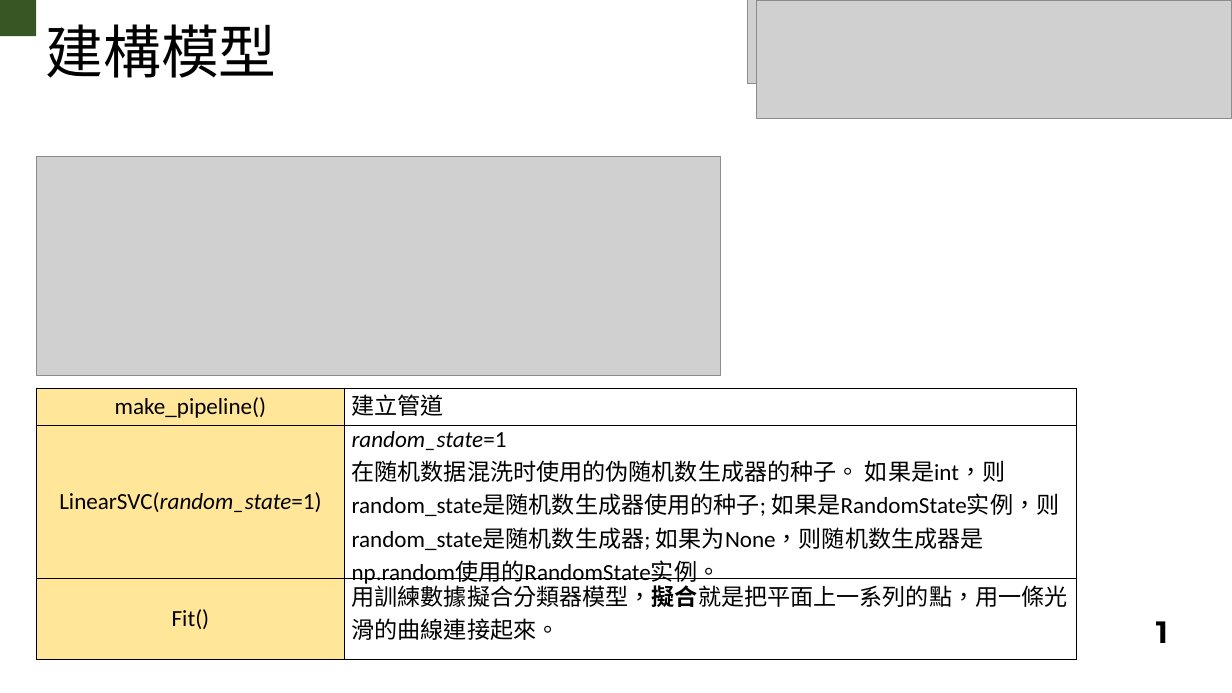
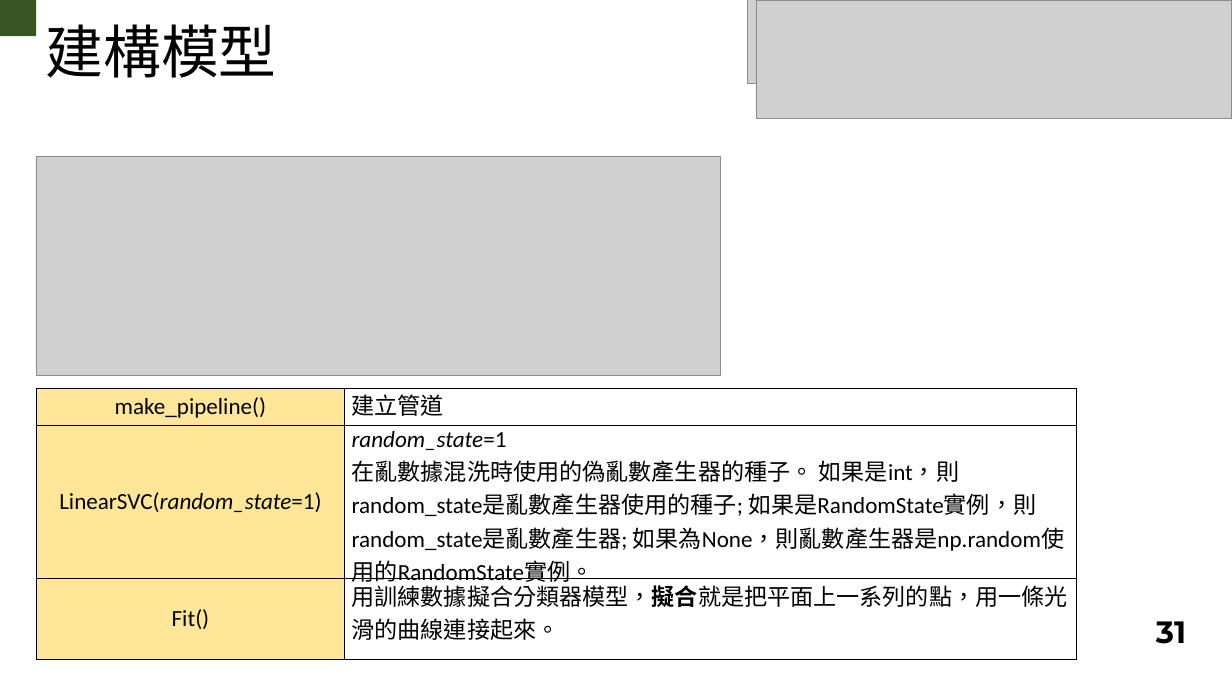
Before and after one commit to cgit6/AML_SVM, a slide deck: slide 37 of AML detection.pptx (slide 33 before the commit). Drawn at 1232x693 pixels with LibreOffice and Linux fonts; fonts in the diff are those of the drawing; grey boxes stand for pictures. Boxes give left, top, right and bottom in pixels: in the first picture for what was removed or moved away, otherwise in the second. Text is boxed around its words. In the diff, an @@ line names an element or a change of style, - is before the commit and + after.

```diff
--- a/AML detection.pptx
+++ b/AML detection.pptx
@@ table at (36,388,1077,659) @@
-row 2, column 2: random_state=1 / 在随机数据混洗时使用的伪随机数生成器的种子。 如果是int，则random_state是随机数生成器使用的种子; 如果是RandomState实例，则random_state是随机数生成器; 如果为None，则随机数生成器是np.random使用的RandomState实例。
+row 2, column 2: random_state=1 / 在亂數據混洗時使用的偽亂數產生器的種子。 如果是int，則random_state是亂數產生器使用的種子; 如果是RandomState實例，則random_state是亂數產生器; 如果為None，則亂數產生器是np.random使用的RandomState實例。
@@ text at (1156,621,1186,644): text changed @@
-1
+31
```
Also in this commit, not shown: 36 other slides changed, 5 slides added, 1 slide removed, 2 other files.
